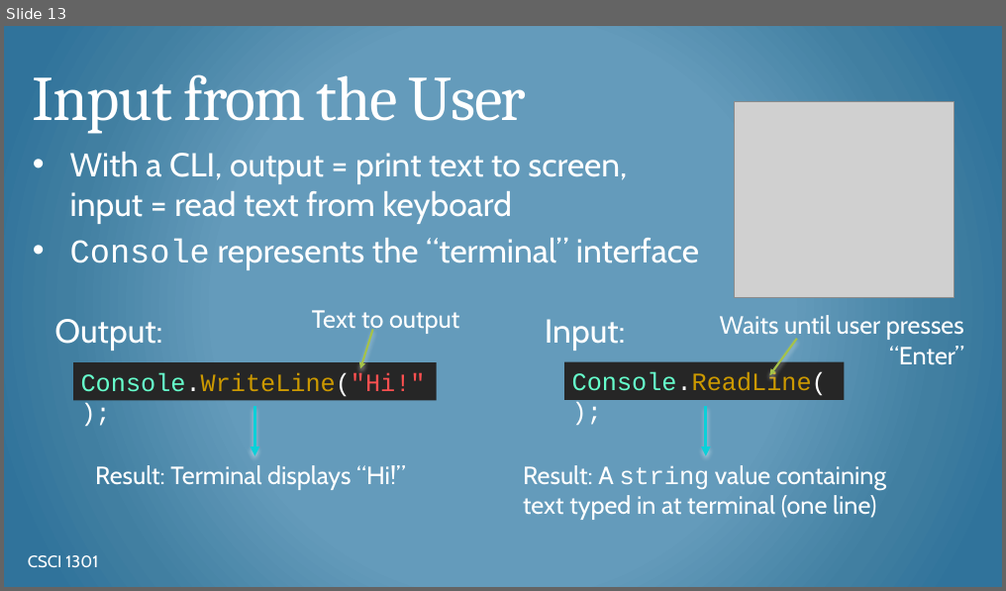
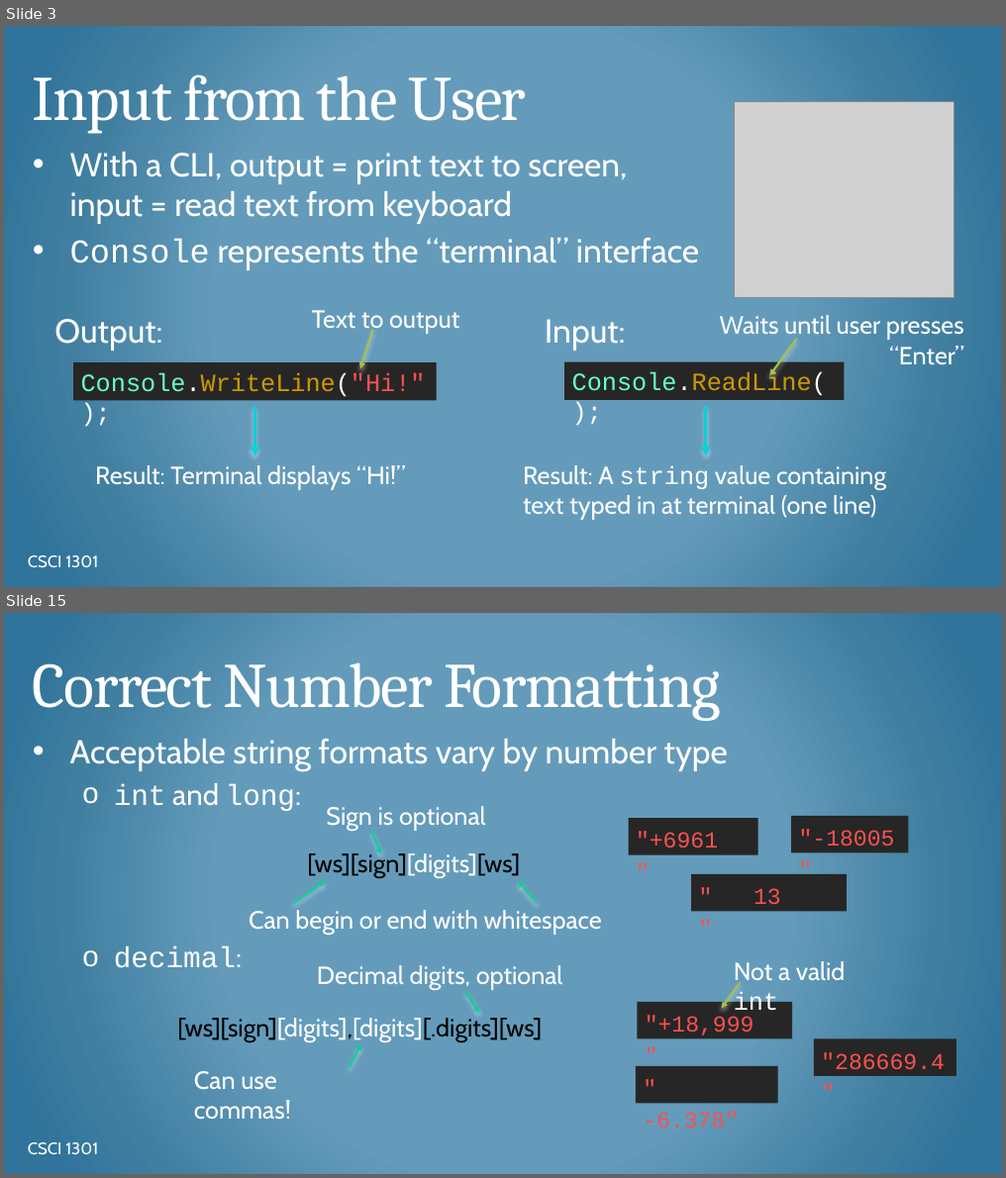
Before and after one commit to csci-1301/csci-1301.github.io, a slide deck: lectures/050_reading_and_displaying/Input-Output-Concatenation.pptx. Shown one above the other, each under a label of ours: slide 13 before the commit, slides 3 and 15 after it; the slides between them are not shown. The pictures are 1006x591 and 1006x1178 pixels, drawn with LibreOffice and Linux fonts; fonts in the diff are those of the drawing; grey boxes stand for pictures; background and template pictures are left out. Boxes give left, top, right and bottom in pixels: in the first picture for what was removed or moved away, otherwise in the second. Text is boxed around its words. In the diff, an @@ line names an element or a change of style, - is before the commit and + after.

```diff
--- a/lectures/050_reading_and_displaying/Input-Output-Concatenation.pptx
+++ b/lectures/050_reading_and_displaying/Input-Output-Concatenation.pptx
@@ slide 15 added at (4, 613, 1002, 1174), background gradient #659ABC to #427FA1 to #30759B @@
@@ title added at (33, 663, 721, 721), 61 pt, text #FFFFFF @@
+Correct Number Formatting
@@ text added at (70, 739, 728, 968), 32 pt, text #FFFFFF @@
+• Acceptable string formats vary by number type
+  o int and long:
+  o decimal:
@@ text added at (326, 806, 486, 832), 24 pt, text #FFFFFF @@
+Sign is optional
@@ rectangle added at (629, 818, 757, 856), fill #262626, 22 pt, text #FF5050 @@
+"+6961 "
@@ rectangle added at (792, 816, 908, 854), fill #262626, 22 pt, text #FF5050 @@
+"-18005"
@@ arrow added from (371, 831) to (381, 855), #10CF9B 2 pt @@
@@ text added at (307, 852, 520, 878), 24 pt, text #000000 @@
+[ws][sign][digits][ws]
@@ rectangle added at (691, 874, 846, 912), fill #262626, 22 pt, text #FF5050 @@
+" 13 "
@@ arrow added from (294, 903) to (325, 881), #10CF9B 2 pt @@
@@ arrow added from (537, 903) to (518, 881), #10CF9B 2 pt @@
@@ text added at (249, 910, 602, 935), 24 pt, text #FFFFFF @@
+Can begin or end with whitespace
@@ text added at (317, 965, 563, 990), 24 pt, text #FFFFFF @@
+Decimal digits, optional
@@ text added at (734, 961, 846, 1019), 24 pt, text #FFFFFF @@
+Not a valid int
@@ arrow added from (465, 992) to (479, 1014), #10CF9B 2 pt @@
@@ arrow added from (740, 983) to (721, 1008), #A5C249 2 pt @@
@@ text added at (177, 1018, 542, 1043), 24 pt, text #000000 @@
+[ws][sign][digits],[digits][.digits][ws]
@@ rectangle added at (637, 1002, 792, 1040), fill #262626, 22 pt, text #FF5050 @@
+"+18,999 "
@@ arrow added from (350, 1068) to (361, 1045), #10CF9B 2 pt @@
@@ rectangle added at (814, 1039, 956, 1076), fill #262626, 22 pt, text #FF5050 @@
+"286669.4"
@@ text added at (194, 1071, 291, 1120), 24 pt, text #FFFFFF @@
+Can use commas!
@@ rectangle added at (636, 1066, 778, 1104), fill #262626, 22 pt, text #FF5050 @@
+" -6.378"
@@ text added at (28, 1143, 98, 1156), 16 pt, text #FFFFFF @@
+CSCI 1301
@@ what was slide 13 is now slide 3 @@
```
Also in this commit, not shown: 10 slides changed, 12 other slides added, 1 slide removed, 1 other file.
